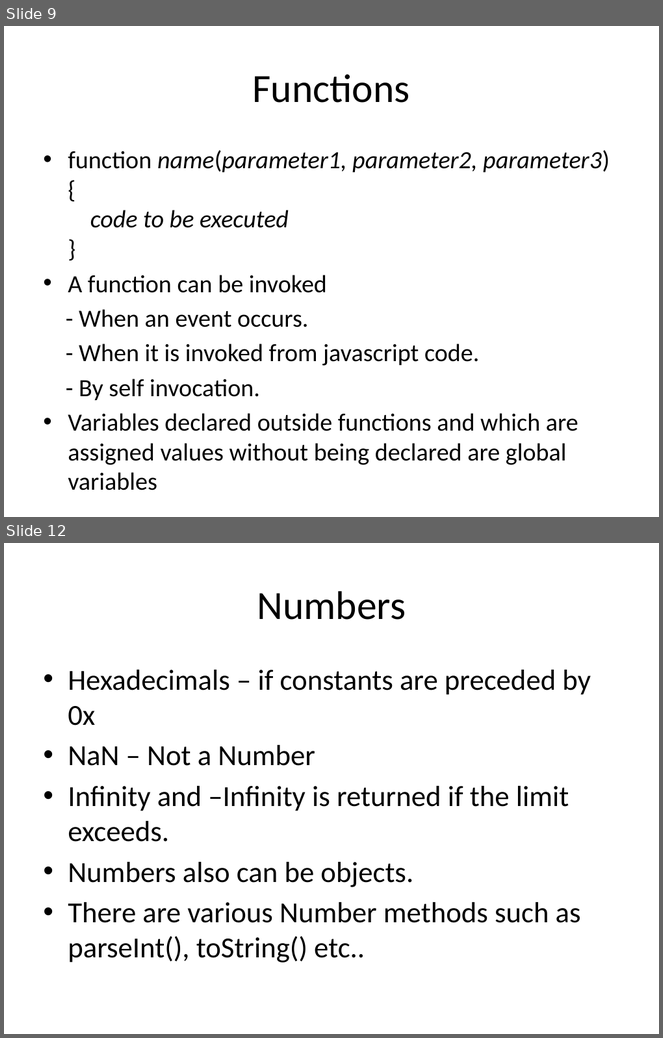
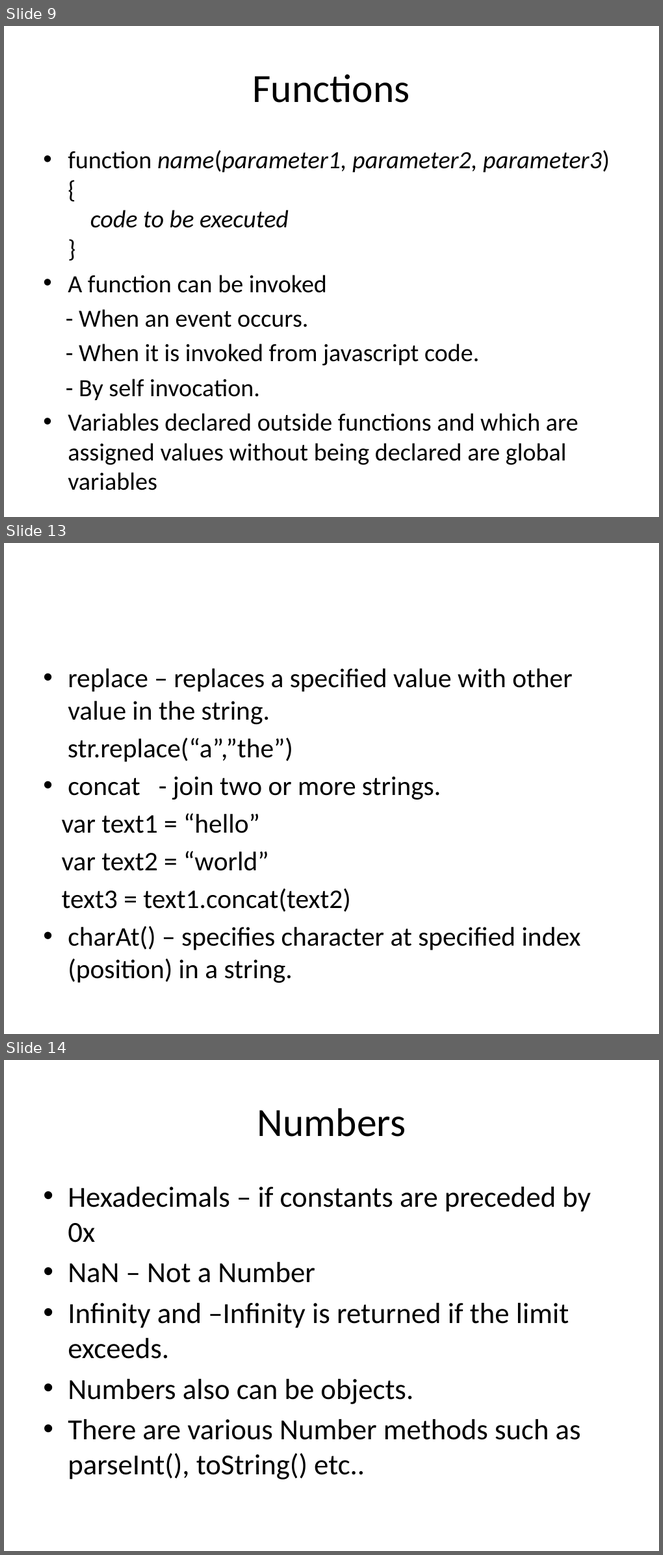
Before and after one commit to ManasaGajulavarthy/Intern_HMIT, a slide deck: JAVASCRIPT.pptx. Shown one above the other, each under a label of ours: slides 9 and 12 before the commit, slides 9, 13 and 14 after it; the slides between them are not shown. The pictures are 663x1038 and 663x1555 pixels, drawn with LibreOffice and Linux fonts; fonts in the diff are those of the drawing. Boxes give left, top, right and bottom in pixels: in the first picture for what was removed or moved away, otherwise in the second. Text is boxed around its words. In the diff, an @@ line names an element or a change of style, - is before the commit and + after.

```diff
--- a/JAVASCRIPT.pptx
+++ b/JAVASCRIPT.pptx
@@ slide 13 added at [4,543,659,1034], background #FFFFFF @@
@@ text added at [62,668,581,983], 29.6 pt, text #000000 @@
+• replace – replaces a specified value with other value in the string.
+str.replace(“a”,”the”)
+• concat - join two or more strings.
+var text1 = “hello”
+var text2 = “world”
+text3 = text1.concat(text2)
+• charAt() – specifies character at specified index (position) in a string.
@@ what was slide 12 is now slide 14 @@
```
Also in this commit, not shown: 10 slides changed, 6 other slides added, 1 slide removed, 1 other file.
